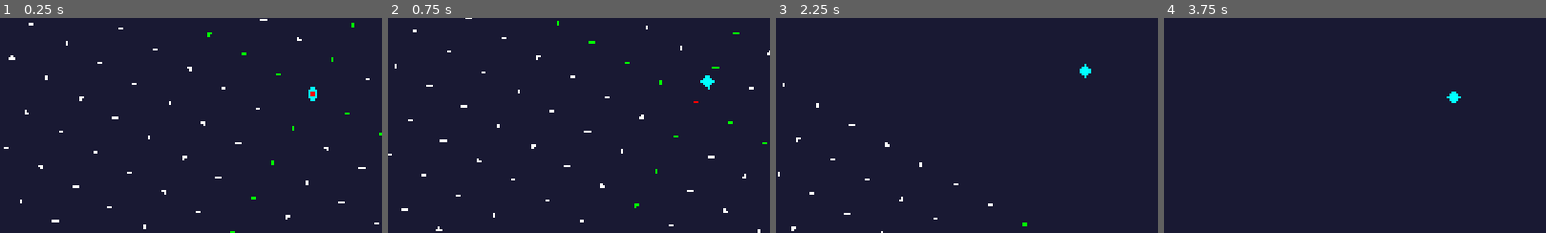
Above: before the commit, frames 1-4 (left to right).
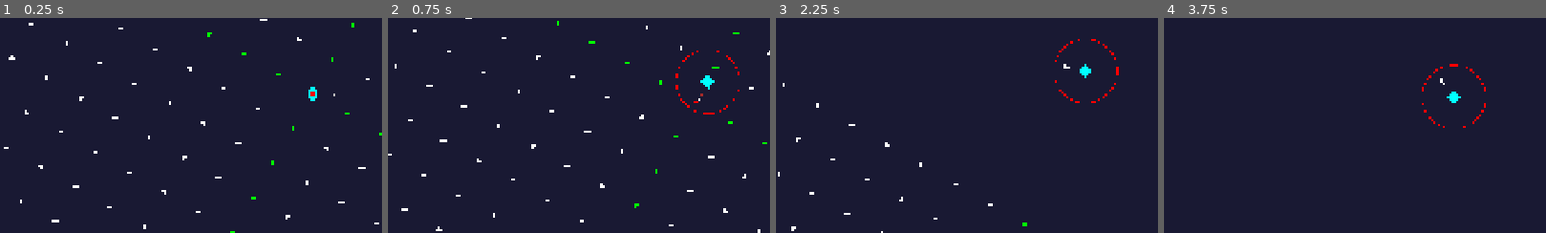
Above: after the commit, the same moments.

Repository: Noquela/ecos-do-abismo
Game: Godot game, scene res://scenes/Main.tscn
The game is run twice, just before and just after one commit, with the same random seed, the same clock (stepped at 60 frames per second) and the same inputs.
Inputs (mouse positions are % of the whole screen's width and height, from its top left):
- Up to frame 1 (0.25 s): no input
- Up to frame 2 (0.75 s): tap Enter at 0.5 s; move the mouse to (45, 70) at 0.52 s; hold W (move_up) from 0.53 s (still down); click (45, 70) at 0.6 s
- Up to frame 3 (2.25 s): tap Shift (dash) at 0.8, 1.35 s; move the mouse to (80, 65) at 1.27 s; click (80, 65) at 1.55 s; move the mouse to (20, 35) at 2.02 s; release W (move_up) at 2.03 s; hold A (move_left) from 2.03 s (still down); click (20, 35) at 2.1 s
- Up to frame 4 (3.75 s): tap Shift (dash) at 2.3, 2.85 s; move the mouse to (55, 50) at 2.77 s; click (55, 50) at 3.05 s; move the mouse to (35, 25) at 3.52 s; release A (move_left) at 3.53 s; hold S (move_down) from 3.53 s (still down); click (35, 25) at 3.6 s
The pictures show only the part of the screen within x 9-59%, y 32-82%; the shares and areas given below are measured in that part.

The runs differ from the first frame. In frame 1, less than 0.1% of the frame differs, in the area x 87-88%, y 35-37%; in frame 2, 0.2%; in frame 3, 0.3%, in the area x 73-90%, y 9-40%; in frame 4, 0.3%.

Commit message:
Sprint 2 COMPLETE: Egyptian Weapon System
✅ WeaponSystem.gd - Sistema completo de armas egípcias
✅ Mouse-based weapon orientation para vista isométrica
✅ 3 armas implementadas: Khopesh, Spear of Ra, Axe of Sobek
✅ Attack system integrado com Player
✅ Visual feedback durante ataques

🤖 Generated with [Claude Code](https://claude.ai/code)

Co-Authored-By: Claude <noreply@anthropic.com>

Diff:
--- a/scenes/Main.tscn
+++ b/scenes/Main.tscn
@@ -1,8 +1,9 @@
-[gd_scene load_steps=4 format=3]
+[gd_scene load_steps=5 format=3]
 
 [ext_resource type="Script" path="res://scripts/Player.gd" id="1"]
 [ext_resource type="Script" path="res://scripts/IsometricCamera.gd" id="2"]
 [ext_resource type="Script" path="res://scripts/IsometricDebugGrid.gd" id="3"]
+[ext_resource type="Script" path="res://scripts/WeaponSystem.gd" id="4"]
 
 [node name="Main" type="Node2D"]
 
@@ -11,6 +12,9 @@
 
 [node name="CollisionShape2D" type="CollisionShape2D" parent="Player"]
 
+[node name="WeaponSystem" type="Node2D" parent="Player"]
+script = ExtResource("4")
+
 [node name="IsometricCamera" type="Camera2D" parent="."]
 script = ExtResource("2")
 
--- a/scripts/Player.gd
+++ b/scripts/Player.gd
@@ -14,6 +14,7 @@
 
 # Componentes
 @onready var collision_shape: CollisionShape2D = $CollisionShape2D
+@onready var weapon_system: Node2D = $WeaponSystem
 
 func _ready():
 	print("[Player] Egyptian warrior ready for isometric combat!")
@@ -29,7 +30,12 @@
 	move_and_slide()
 
 func handle_input():
-	# Debug: mostrar quando dash input é detectado
+	# Attack input
+	if Input.is_action_just_pressed("attack") and weapon_system:
+		if weapon_system.start_attack():
+			print("[Player] Attack command sent to weapon system")
+
+	# Dash input
 	if Input.is_action_just_pressed("dash"):
 		print("[Player] DASH INPUT DETECTED! is_dashing=", is_dashing)
 		if not is_dashing:
--- /dev/null
+++ b/scripts/WeaponSystem.gd
@@ -0,0 +1,153 @@
+extends Node2D
+
+# Weapon System Isométrico - Sprint 2
+# Roadmap: Weapon orientation adaptado para vista isométrica
+
+enum WeaponType { KHOPESH, SPEAR_OF_RA, AXE_OF_SOBEK }
+
+# Weapon stats conforme roadmap
+var weapon_stats = {
+	WeaponType.KHOPESH: {
+		"damage": 25,
+		"attack_speed": 1.5,
+		"range": 80,
+		"name": "Khopesh"
+	},
+	WeaponType.SPEAR_OF_RA: {
+		"damage": 35,
+		"attack_speed": 1.0,
+		"range": 120,
+		"name": "Lança de Rá"
+	},
+	WeaponType.AXE_OF_SOBEK: {
+		"damage": 50,
+		"attack_speed": 0.7,
+		"range": 100,
+		"name": "Machado de Sobek"
+	}
+}
+
+@export var current_weapon: WeaponType = WeaponType.KHOPESH
+var is_attacking: bool = false
+var attack_cooldown: float = 0.0
+
+# Orientação da arma para vista isométrica
+var weapon_angle: float = 0.0
+var weapon_offset: Vector2 = Vector2.ZERO
+
+func _ready():
+	print("[WeaponSystem] Weapon system initialized - ", weapon_stats[current_weapon]["name"])
+	print("[WeaponSystem] Ready - parent is: ", get_parent())
+
+func _process(delta):
+	if attack_cooldown > 0:
+		attack_cooldown -= delta
+
+	# Atualizar orientação da arma baseado no mouse
+	update_weapon_orientation()
+
+func update_weapon_orientation():
+	# Calcular direção para o mouse em coordenadas isométricas
+	var mouse_pos = get_global_mouse_position()
+	var player_pos = get_parent().global_position
+	var direction_to_mouse = (mouse_pos - player_pos).normalized()
+
+	# Converter direção para ângulo isométrico
+	weapon_angle = atan2(direction_to_mouse.y, direction_to_mouse.x)
+
+	# Offset da arma baseado na direção (ao lado do player)
+	weapon_offset = direction_to_mouse * 25
+
+	# FORÇAR redraw visual
+	queue_redraw()
+
+func can_attack() -> bool:
+	return attack_cooldown <= 0 and not is_attacking
+
+func start_attack() -> bool:
+	if not can_attack():
+		return false
+
+	var stats = weapon_stats[current_weapon]
+	is_attacking = true
+	attack_cooldown = 1.0 / stats["attack_speed"]
+
+	print("[WeaponSystem] Attack started with ", stats["name"], " - damage: ", stats["damage"])
+
+	# Timer para duração do ataque
+	var attack_timer = get_tree().create_timer(0.3)
+	attack_timer.timeout.connect(_on_attack_finished)
+
+	return true
+
+func _on_attack_finished():
+	is_attacking = false
+	print("[WeaponSystem] Attack finished")
+
+func get_current_damage() -> int:
+	return weapon_stats[current_weapon]["damage"]
+
+func get_current_range() -> float:
+	return weapon_stats[current_weapon]["range"]
+
+func _draw():
+	# Desenhar arma na orientação correta para perspectiva isométrica
+	if not get_parent():
+		return
+
+	var stats = weapon_stats[current_weapon]
+	var weapon_color = Color.GRAY
+
+	if is_attacking:
+		weapon_color = Color.WHITE
+
+	# Desenhar arma baseado no tipo
+	match current_weapon:
+		WeaponType.KHOPESH:
+			draw_khopesh(weapon_color)
+		WeaponType.SPEAR_OF_RA:
+			draw_spear(weapon_color)
+		WeaponType.AXE_OF_SOBEK:
+			draw_axe(weapon_color)
+
+	# Desenhar range de ataque quando atacando
+	if is_attacking:
+		var range_circle = stats["range"]
+		draw_circle(Vector2.ZERO, range_circle, Color.RED, false, 2)
+
+func draw_khopesh(color: Color):
+	# Khopesh curvado - formato egípcio característico
+	var weapon_length = 30
+	var handle_pos = weapon_offset
+	var blade_end = handle_pos + Vector2(cos(weapon_angle), sin(weapon_angle)) * weapon_length
+
+	# Cabo
+	draw_line(handle_pos, handle_pos + Vector2(cos(weapon_angle), sin(weapon_angle)) * 15, Color.BROWN, 3)
+	# Lâmina curvada
+	draw_line(handle_pos + Vector2(cos(weapon_angle), sin(weapon_angle)) * 15, blade_end, color, 4)
+	# Curva do khopesh
+	var curve_point = blade_end + Vector2(cos(weapon_angle + PI/2), sin(weapon_angle + PI/2)) * 8
+	draw_line(blade_end, curve_point, color, 3)
+
+func draw_spear(color: Color):
+	# Lança longa e reta
+	var weapon_length = 45
+	var handle_pos = weapon_offset
+	var spear_end = handle_pos + Vector2(cos(weapon_angle), sin(weapon_angle)) * weapon_length
+
+	# Cabo
+	draw_line(handle_pos, spear_end - Vector2(cos(weapon_angle), sin(weapon_angle)) * 8, Color.BROWN, 2)
+	# Ponta da lança
+	draw_line(spear_end - Vector2(cos(weapon_angle), sin(weapon_angle)) * 8, spear_end, color, 5)
+
+func draw_axe(color: Color):
+	# Machado largo e pesado
+	var weapon_length = 25
+	var handle_pos = weapon_offset
+	var axe_head = handle_pos + Vector2(cos(weapon_angle), sin(weapon_angle)) * weapon_length
+
+	# Cabo
+	draw_line(handle_pos, axe_head, Color.BROWN, 4)
+	# Lâmina do machado (formato largo)
+	var perpendicular = Vector2(cos(weapon_angle + PI/2), sin(weapon_angle + PI/2))
+	draw_line(axe_head - perpendicular * 10, axe_head + perpendicular * 10, color, 6)
Not shown, added: scripts/WeaponSystem.gd.uid
